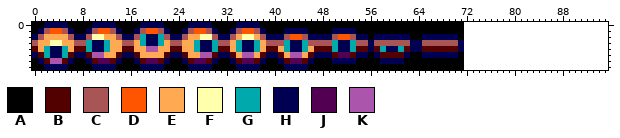
Two states of a sprite sheet, assets/sprites/spheres.png. The picture above is the old version.
The file is 72x8 pixels. The old version is drawn lined up with the new one, on the new canvas.
Palette (. is transparent): A #000000  B #520000  C #aa5555  D #ff5500  E #ffaa52  F #ffffac  G #00aaac  H #000052  J #520052  K #ac55ac
Pixels before, first column x 0:
0 AAHHHHAAAAHHHHAAAAHHHHAAAAHHHHAAAAHHHHAAAAAAAAAAAAAAAAAAAAAAAAAAAAAAAAAA
1 AHCDDCHAAHCDDCHAAHCDDCHAAHCDDCHAAHCDDCHAAAHHHHAAAAHHHHAAAAAAAAAAAAAAAAAA
2 HCEEEECHHCFFEECHHCGHHGCHHCEEFFCHHCEFFECHHHCDDCHHHHCDDCHHAHHHHHHAAHHHHHHA
3 CEEFFEECCGHHGEECCEGHHGECCEEGHHGCCEGHHGECCCGHHGCCCCGHHGCCHCCCCCCHHCCCCCCH
4 BEGHHGEBBGHHGEEBBEEKKEEBBEEGHHGBBEGHHGEBBEGHHGEBBBGHHGBBHBGHHGBHHBBBBBBH
5 HBGHHGBHHBKKEEBHHBEEEEBHHBEEKKBHHBEKKEBHHBEKKEBHHHBJJBHHAHBBBBHAAHHHHHHA
6 AHBKKBHAAHBJJBHAAHBJJBHAAHBJJBHAAHBJJBHAAHBJJBHAAAHHHHAAAAHHHHAAAAAAAAAA
7 AAHHHHAAAAHHHHAAAAHHHHAAAAHHHHAAAAHHHHAAAAHHHHAAAAAAAAAAAAAAAAAAAAAAAAAA
The result:
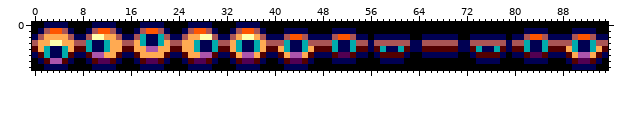
Change:
canvas 72x8 -> 96x8
y 0: x 72..95 ........................ -> AAAAAAAAAAAAAAAAAAAAAAAA
y 1: x 72..95 ........................ -> AAAAAAAAAAHHHHAAAAHHHHAA
y 2: x 72..95 ........................ -> AHHHHHHAHHCDDCHHHHCDDCHH
y 3: x 72..95 ........................ -> HCCCCCCHCCGHHGCCCCGHHGCC
y 4: x 72..95 ........................ -> HBGHHGBHBBGHHGBBBEGHHGEB
y 5: x 72..95 ........................ -> AHBBBBHAHHBJJBHHHBEKKEBH
y 6: x 72..95 ........................ -> AAHHHHAAAAHHHHAAAHBJJBHA
y 7: x 72..95 ........................ -> AAAAAAAAAAAAAAAAAAHHHHAA
Boxes around the changes in both pictures, in picture pixels (x1, y1, x2, y2):
added: (464, 22, 608, 70)
